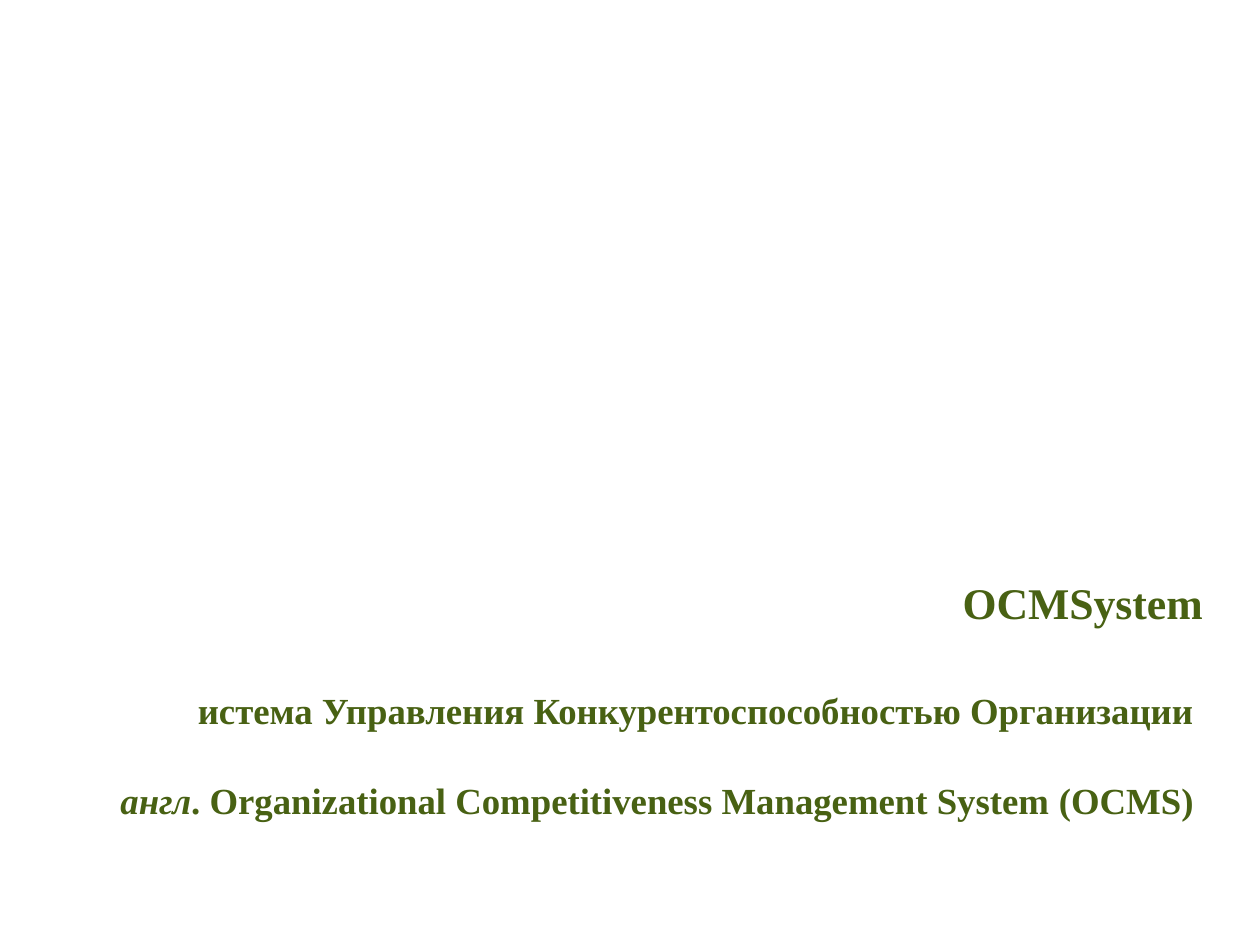
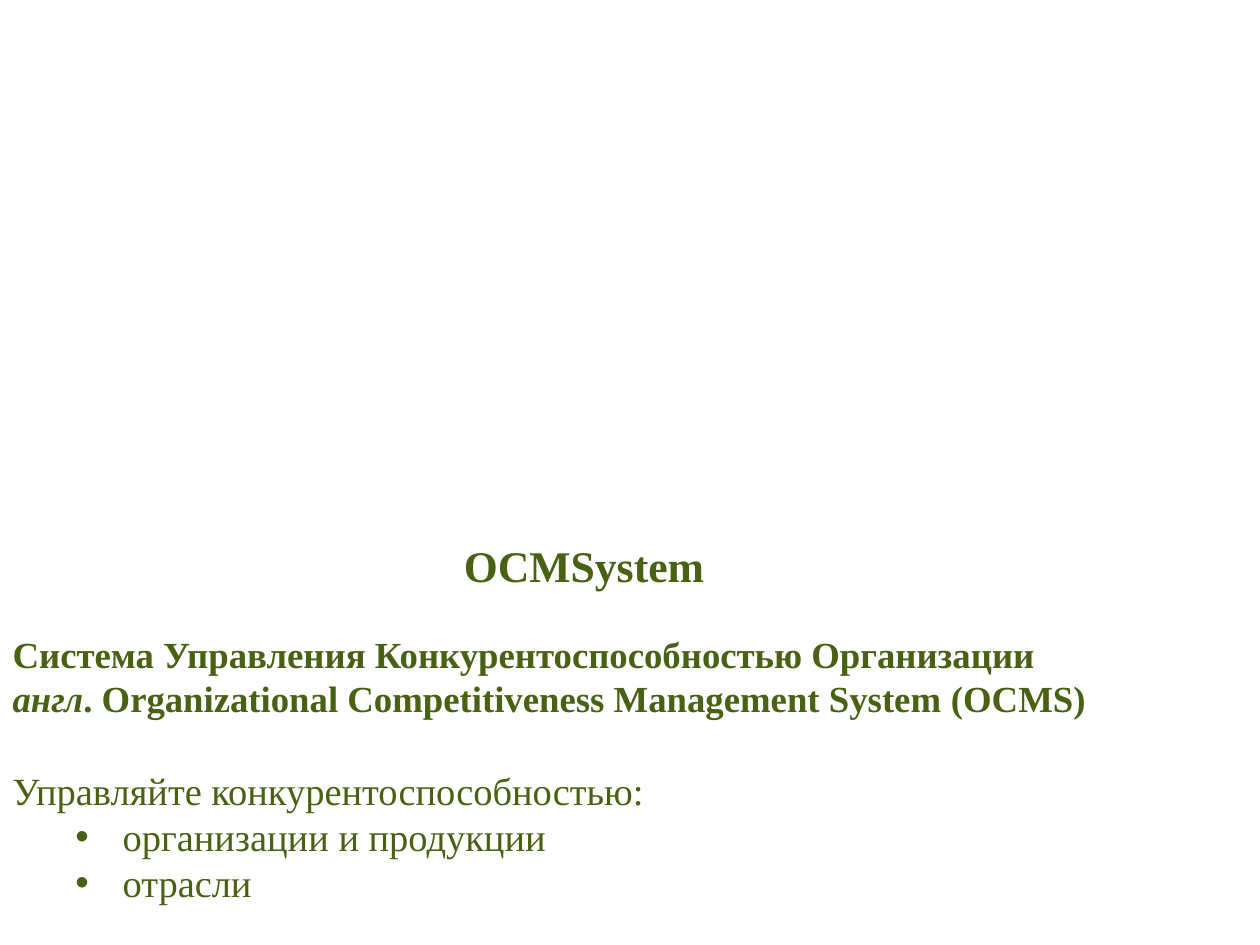
Before and after one commit to ocmsystem/ocmsystem.github.io, a slide deck: slide 1 of files/presentations/Presentation_OCMSystem_RU.ppt. Drawn at 1260x945 pixels with LibreOffice and Linux fonts; fonts in the diff are those of the drawing; background and template pictures are left out. Boxes give left, top, right and bottom in pixels: in the first picture for what was removed or moved away, otherwise in the second. Text is boxed around its words. In the diff, an @@ line names an element or a change of style, - is before the commit and + after.

```diff
--- a/files/presentations/Presentation_OCMSystem_RU.ppt
+++ b/files/presentations/Presentation_OCMSystem_RU.ppt
@@ text added at <box>464,553,704,590</box>, 25 pt, text #486113, bold @@
+OCMSystem
@@ title at <box>13,641,1086,720</box>: text changed @@
-OCMSystem
-истема Управления Конкурентоспособностью Организации
-англ. Organizational Competitiveness Management System (OCMS)
+Система Управления Конкурентоспособностью Организации
+англ. Organizational Competitiveness Management System (OCMS)
@@ text added at <box>12,777,643,905</box>, 22 pt, text #486113 @@
+Управляйте конкурентоспособностью:
+  • организации и продукции
+  • отрасли
```
Also in this commit, not shown: 6 other slides changed, 2 slides added, 1 slide removed, 1 other file.
